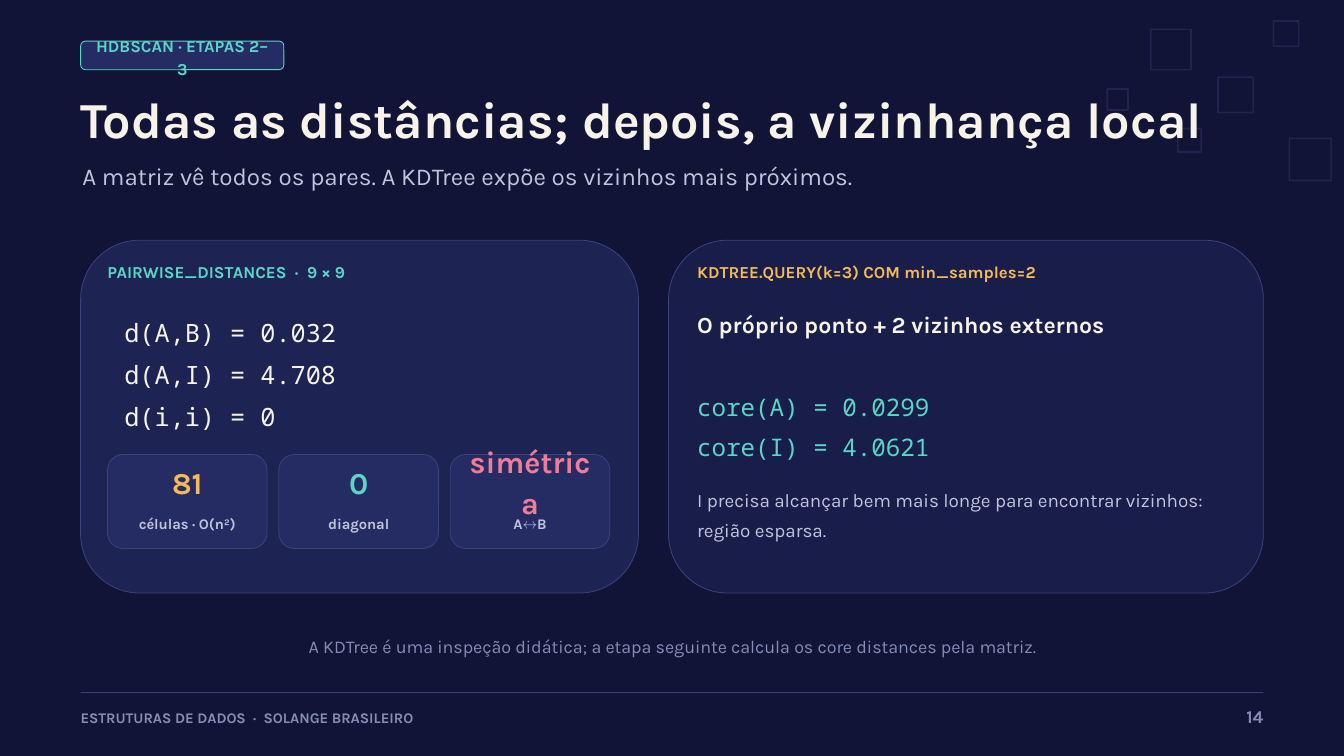
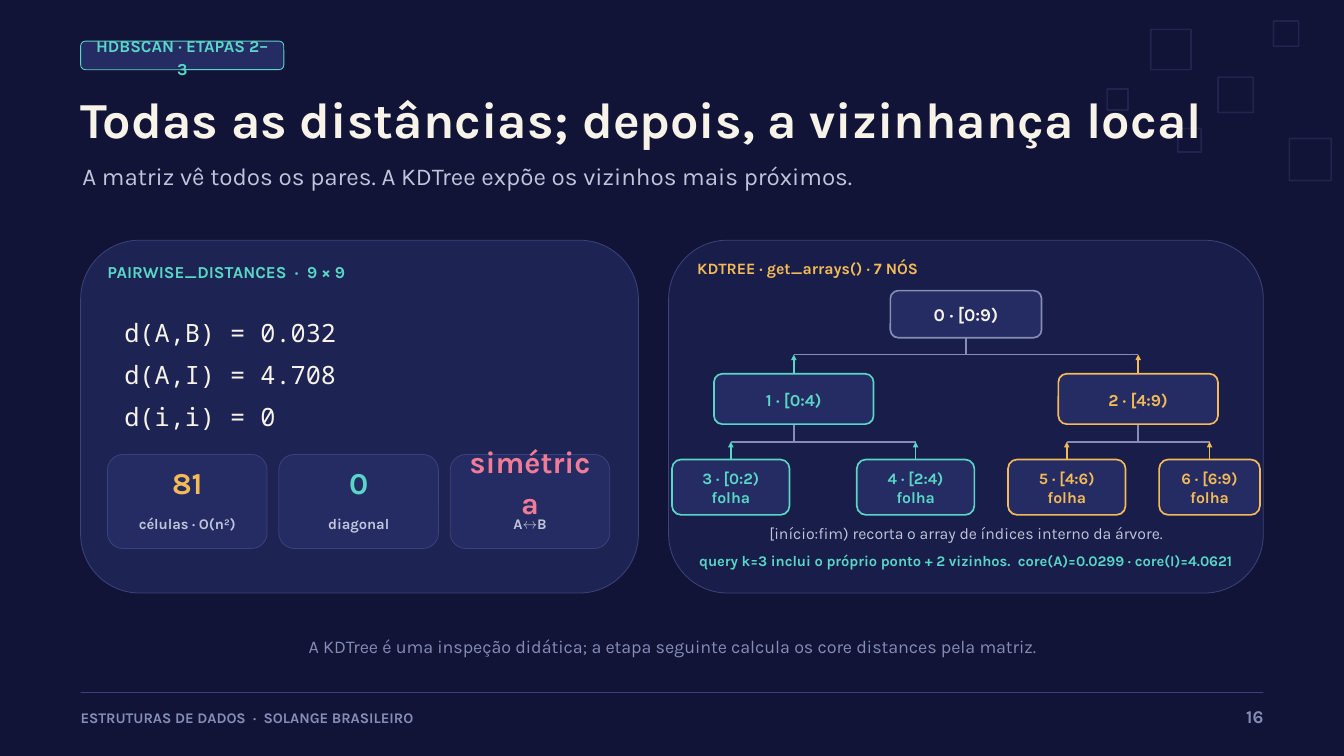
Before and after one commit to neto009/IFTM---Estrutura-de-dados, a slide deck: slide 16 of docs/apresentacao-minicurso-estruturas.pptx (slide 14 before the commit). Drawn at 1344x756 pixels with LibreOffice and Linux fonts; fonts in the diff are those of the drawing. Boxes give left, top, right and bottom in pixels: in the first picture for what was removed or moved away, otherwise in the second. Text is boxed around its words. In the diff, an @@ line names an element or a change of style, - is before the commit and + after.

```diff
--- a/docs/apresentacao-minicurso-estruturas.pptx
+++ b/docs/apresentacao-minicurso-estruturas.pptx
@@ text at [697,260,918,278]: text changed; size 12 to 11.2 pt @@
-KDTREE.QUERY(k=3) COM min_samples=2
+KDTREE · get_arrays() · 7 NÓS
@@ rounded rectangle added at [890,290,1042,338], fill #252C63, outline #858DB7 1.2 pt, 12.8 pt, text #F7F3E8, bold @@
+0 · [0:9)
@@ text removed at [697,315,1105,339] @@
-O próprio ponto + 2 vizinhos externos
@@ line added from (795, 355) to (1138, 355), #858DB7 1.2 pt @@
@@ arrow added from (795, 374) to (795, 355), #59D6C5 1.2 pt @@
@@ line added from (966, 338) to (966, 355), #858DB7 1.2 pt @@
@@ arrow added from (1138, 374) to (1138, 355), #F4BA58 1.2 pt @@
@@ rounded rectangle added at [714,374,873,424], fill #252C63, outline #59D6C5 1.2 pt, 12 pt, text #59D6C5, bold @@
+1 · [0:4)
@@ rounded rectangle added at [1059,374,1218,424], fill #252C63, outline #F4BA58 1.2 pt, 12 pt, text #F4BA58, bold @@
+2 · [4:9)
@@ line added from (731, 442) to (915, 442), #858DB7 1.2 pt @@
@@ arrow added from (731, 460) to (731, 442), #59D6C5 1.2 pt @@
@@ line added from (795, 424) to (795, 442), #858DB7 1.2 pt @@
@@ arrow added from (915, 460) to (915, 442), #59D6C5 1.2 pt @@
@@ line added from (1067, 442) to (1210, 442), #858DB7 1.2 pt @@
@@ arrow added from (1067, 460) to (1067, 442), #F4BA58 1.2 pt @@
@@ line added from (1138, 424) to (1138, 442), #858DB7 1.2 pt @@
@@ arrow added from (1210, 460) to (1210, 442), #F4BA58 1.2 pt @@
@@ rounded rectangle added at [673,460,790,515], fill #252C63, outline #59D6C5 1.2 pt, 11.2 pt, text #59D6C5, bold @@
+3 · [0:2)
+folha
@@ rounded rectangle added at [857,460,975,515], fill #252C63, outline #59D6C5 1.2 pt, 11.2 pt, text #59D6C5, bold @@
+4 · [2:4)
+folha
@@ rounded rectangle added at [1008,460,1126,515], fill #252C63, outline #F4BA58 1.2 pt, 11.2 pt, text #F4BA58, bold @@
+5 · [4:6)
+folha
@@ rounded rectangle added at [1159,460,1260,515], fill #252C63, outline #F4BA58 1.2 pt, 11.2 pt, text #F4BA58, bold @@
+6 · [6:9)
+folha
@@ text removed at [697,494,1203,542] @@
-I precisa alcançar bem mais longe para encontrar vizinhos: região esparsa.
@@ text added at [769,527,1163,543], 11.2 pt, text #C0C5DC @@
+[início:fim) recorta o array de índices interno da árvore.
@@ text at [699,554,1232,570]: text changed; size 17.2 to 10.5 pt; font Noto Sans Mono to Karla; bold on @@
-core(A) = 0.0299
-core(I) = 4.0621
+query k=3 inclui o próprio ponto + 2 vizinhos. core(A)=0.0299 · core(I)=4.0621
@@ text at [1246,711,1263,723]: text changed @@
-14
+16
```
Also in this commit, not shown: 12 other slides changed, 4 slides added, 2 slides removed, 5 other files.
